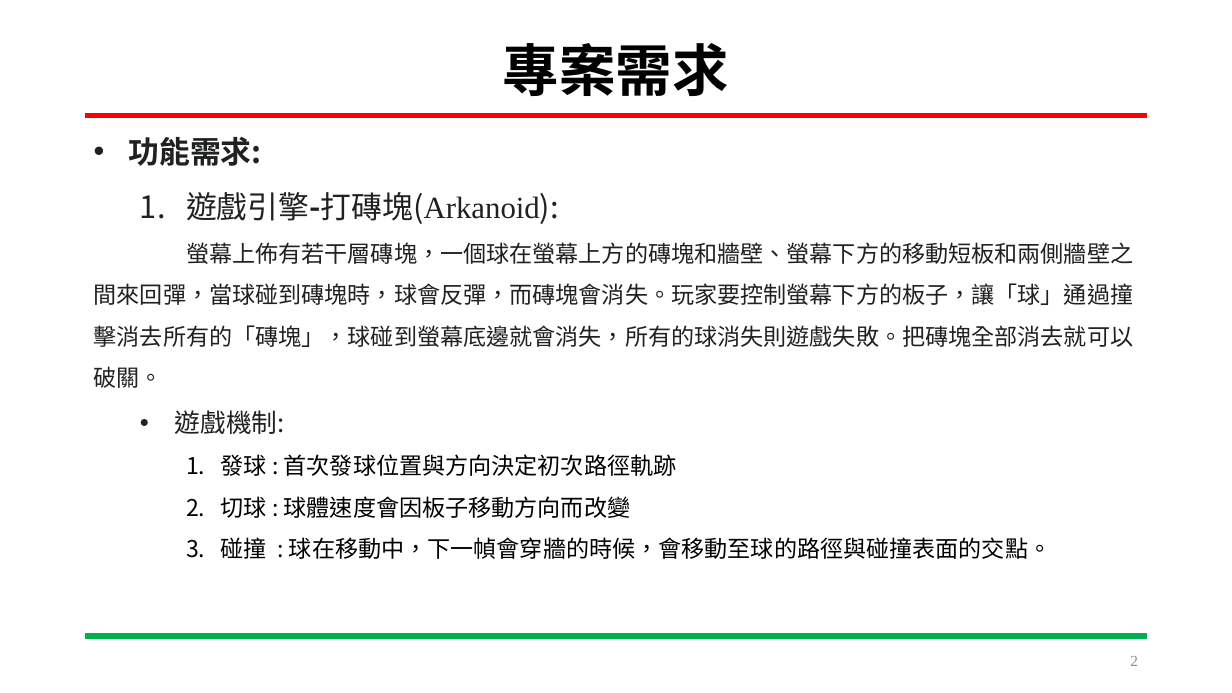
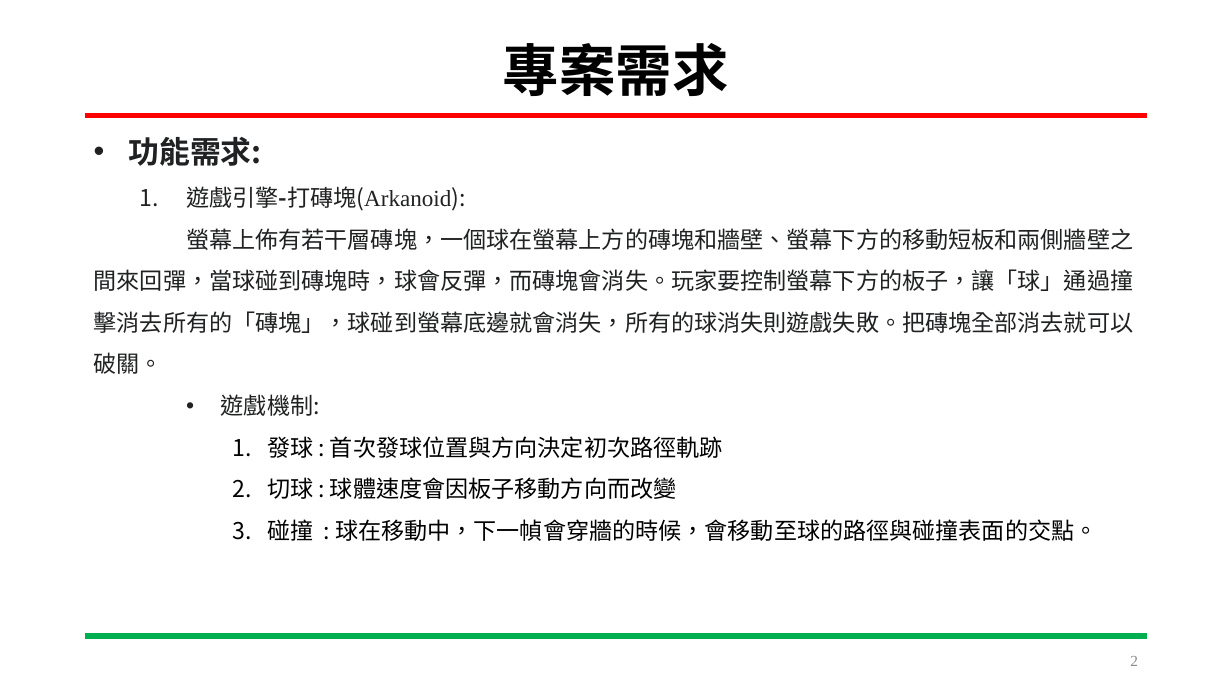
Before and after one commit to HOURFA/ML, a slide deck: slide 2 of final_project/DevelopmentLog/ML_finalproject.pptx. Drawn at 1232x693 pixels with LibreOffice and Linux fonts; fonts in the diff are those of the drawing. Boxes give left, top, right and bottom in pixels: in the first picture for what was removed or moved away, otherwise in the second. Text is boxed around its words. In the diff, an @@ line names an element or a change of style, - is before the commit and + after.

```diff
--- a/final_project/DevelopmentLog/ML_finalproject.pptx
+++ b/final_project/DevelopmentLog/ML_finalproject.pptx
@@ text at (186, 186, 1097, 541): size 24 to 18 pt in "遊戲引擎-打磚塊(Arkanoid):"; size 20 to 18 pt in "遊戲機制:"; list level 2 to 3 in "遊戲機制:"; list level 3 to 4 in "發球 : 首次發球位置與方向決定初次路徑軌跡"; list level 3 to 4 in "切球 : 球體速度會因板子移動方向而改變"; list level 3 to 4 in "碰撞 : 球在移動中，下一幀會穿牆的時候，會移動至球的路徑與碰撞表面的交點。" @@
```
Also in this commit, not shown: 7 other slides changed, 4 slides added.
